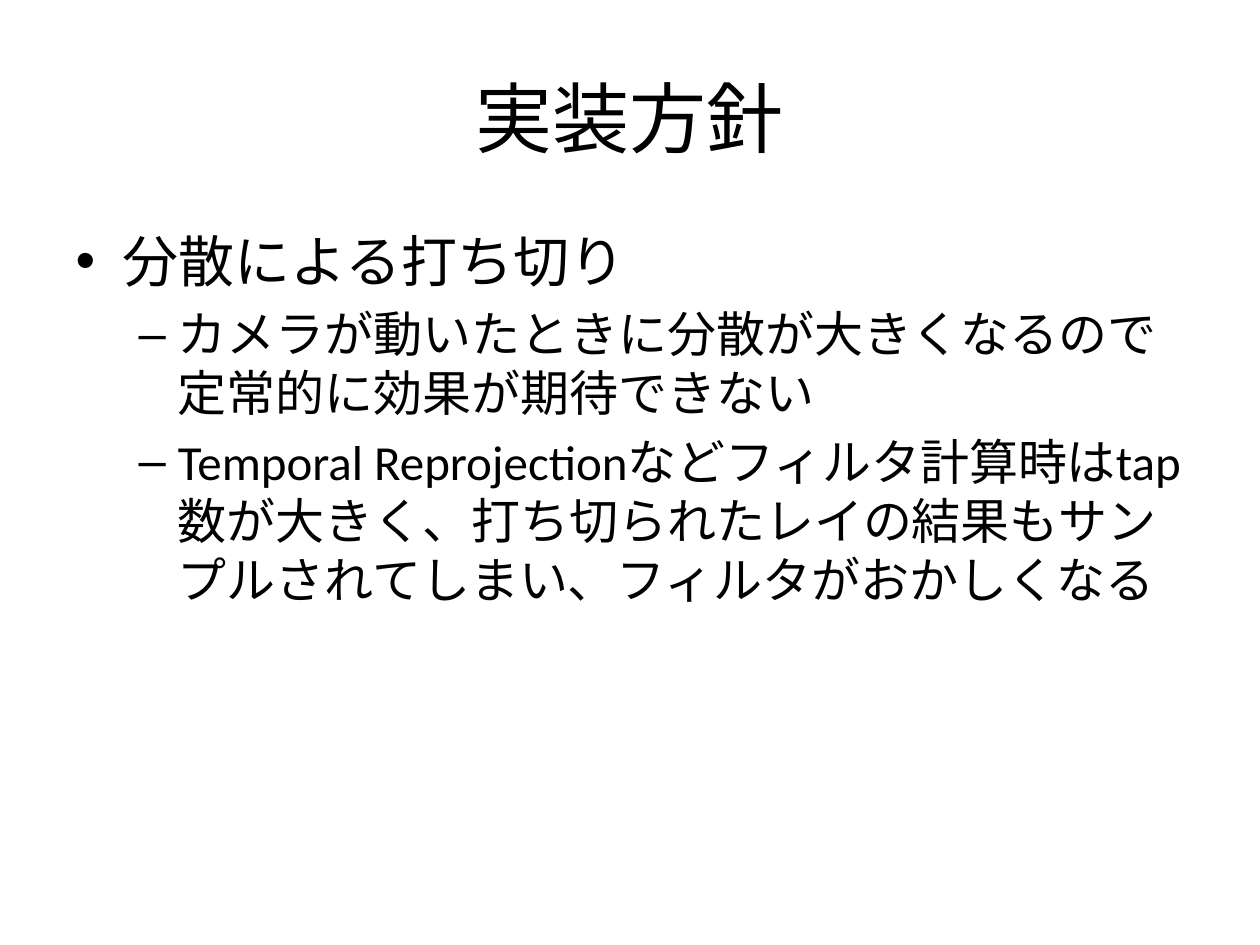
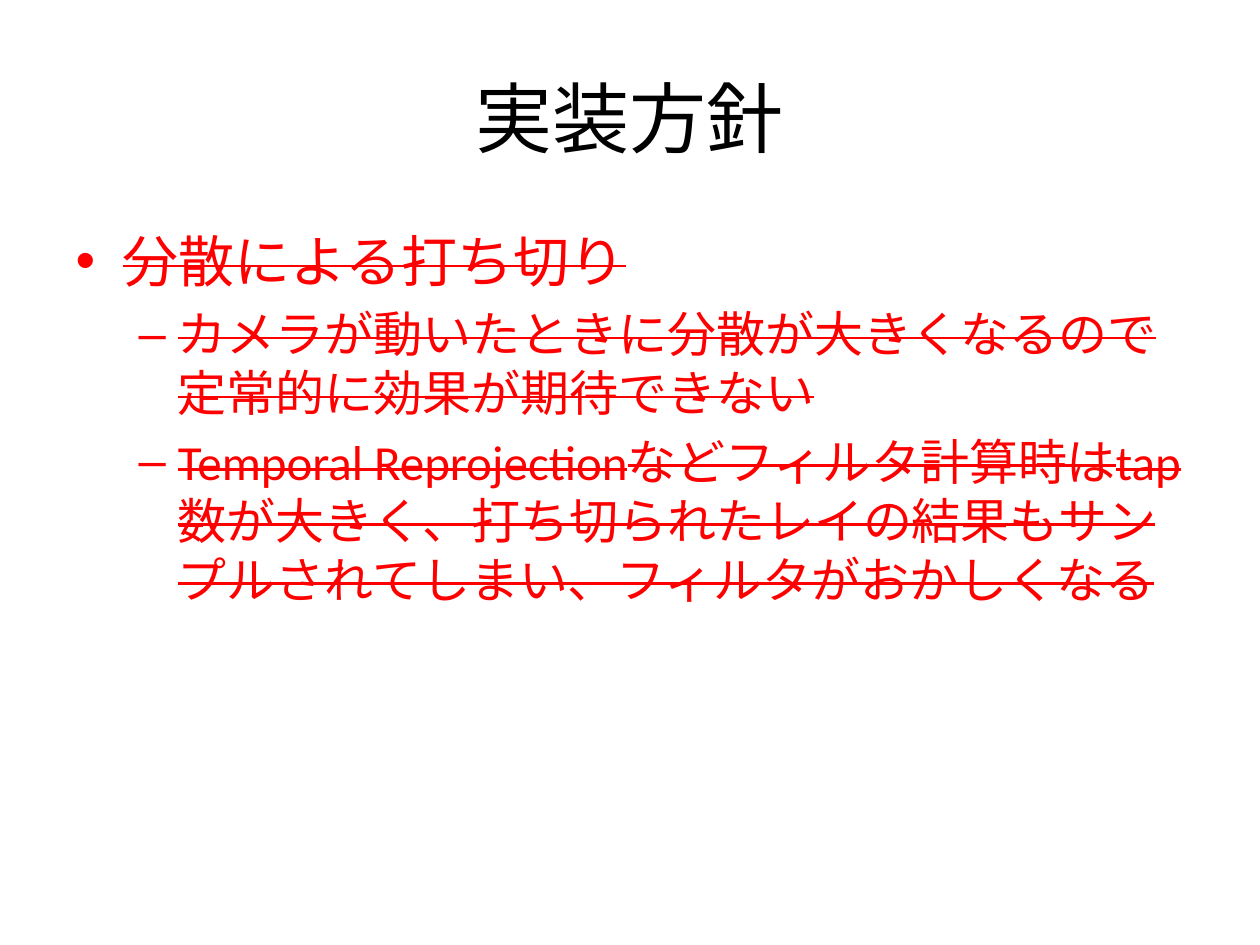
Before and after one commit to nackdai/aten, a slide deck: slide 7 of docs/Scree Space Ray Tracing.pptx. Drawn at 1260x945 pixels with LibreOffice and Linux fonts; fonts in the diff are those of the drawing. Boxes give left, top, right and bottom in pixels: in the first picture for what was removed or moved away, otherwise in the second. Text is boxed around its words. In the diff, an @@ line names an element or a change of style, - is before the commit and + after.

```diff
--- a/docs/Scree Space Ray Tracing.pptx
+++ b/docs/Scree Space Ray Tracing.pptx
@@ text "分散による打ち切り" at (123, 235, 1157, 602): text colour #000000 to #FF0000, strikethrough on @@
```
Also in this commit, not shown: 2 other slides changed.
